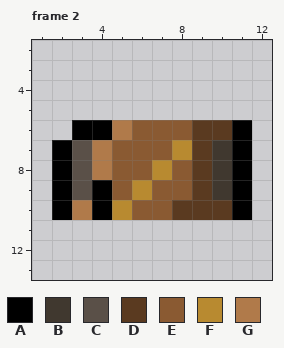
One commit to this pixel-art file: resources/gfx/gear/chest/clockwork/ClockworkApron-UpRight.aseprite. Above is the file before it was changed.
16x16 pixels, 4 frames. Shown: frame 2: x 1..12, y 2..13. The commit also changed other frames, which this record leaves out.
Palette (. is transparent): A #000000  B #40382f  C #5a5048  D #5a3a20  E #8a5a32  F #b88a30  G #b07a4a
Pixels before, frame 2, first column x 2:
 6 .AAGEEEDDA
 7 ACGEEEFDBA
 8 ACGEEFEDBA
 9 ACAEFEEDBA
10 AGAFEEDDDA
The same view after the edit:
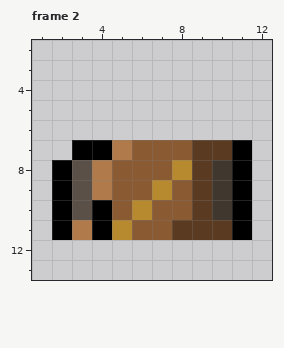
Changes in this commit:
Changed rows in their new state; - is an unchanged pixel.
Frame 2, layer "Chest piece":
first column x 2:
 6 -.........
 7 .AAG--E-D-
 8 -----EF---
 9 --G-EF----
10 -C-EF-E-B-
11 AGAFEEDDDA
Changed places in both pictures, as pixel boxes (x1, y1, x2, y2):
changed: (52, 120, 252, 240)
